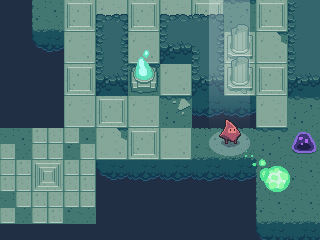
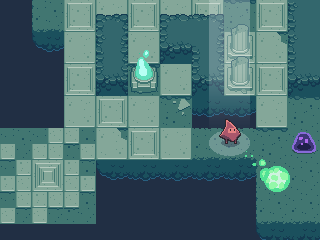
Two versions of the same layered image (320 × 240). Layer-by-layer changes:
removed layer "start" over [left=0, top=128, right=95, bottom=223]
painted on "Layer 11" over [left=0, top=128, right=95, bottom=223]
